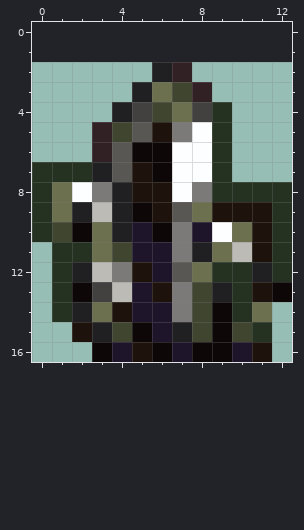
Pixel-art sprite, stored at Items/Consumables/FocalCrystalTrap.png. Above: the version before the commit.
The file is 26x30 pixels, drawn in blocks of 2x2; one block is one cell here. The old version is drawn lined up with the new one, on the new canvas.
And afterwards:
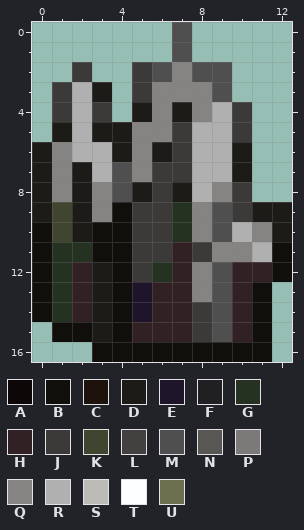
Palette (. is transparent): A #0d0708  B #110f0b  C #1e130c  D #1c1b18  E #1e152b  F #201f21  G #253121  H #312125  J #3b3a38  K #404530  L #424140  M #4f4f4f  N #585753  P #7c7a78  Q #858483  R #b0b0b0  S #bcbbb6  T #fdfeff  U #6c704e
Edits made:
canvas 13x15 -> 13x17, the old top-left corner now at 0,2
@@ x 0..12 @@
- 0 .............
- 1 .............
- 2 ......FH.....
- 3 .....FUKH....
- 4 ....FLKULG...
- 5 ...HKNCPTG...
- 6 ...HNAATTG...
- 7 GGGFNCATTG...
- 8 GUTPFCCTPGGGG
- 9 GUFSFACNUCCCG
-10 GKAUFEAPETUCG
-11 .GGUKEEPFUSCG
-12 .GFSPCENUGGFG
-13 .GALSECPKFGCA
-14 .GFUCEEPKAGU.
-15 ..CFKAEFKAKG.
-16 ...AECAEAAEC.
+ 0 .......M.....
+ 1 .......M.....
+ 2 ..J..JMQMM...
+ 3 .JRD.JQQQM...
+ 4 .JRJ.DQDQRJ..
+ 5 .DRDDQQJRRJ..
+ 6 DQRRDQDJRRD..
+ 7 DQDRMQJJRRD..
+ 8 DQDQMDJDRQJ..
+ 9 DKDQBJJGQMJDD
+10 BKDBBJJGQMRQD
+11 BGGBBJJHJQQRB
+12 BGHDBJGHQMHHB
+13 BGHDBEHHQMHB.
+14 BGHDBEHHJMHB.
+15 .BBDBHHHJMHB.
+16 ...BBBBBBBBB.
Pixel boxes of the changes (left, top, right, bottom) in both pictures:
changed: (32, 22, 292, 362)
